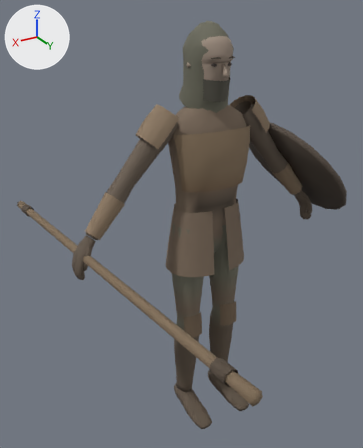
The glTF model assets/models/characters/hazekiller.glb: old version first, new version second.
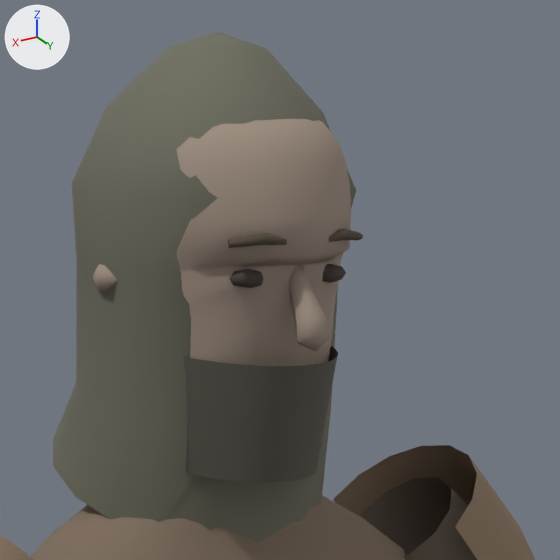
Each version is shown whole from a 50 mm lens placed at (1.146, 1.698, 1.834), pointed at (0.111, -0.027, 0.972), then close up on the part from 47% to 75% of the width and 3% to 26% of the height. Every picture has the same lights, and +X, +Y and +Z are marked at upper left. The older version's two pictures come first. Vertices at exactly the same position are counted once.

Script lines for the objects in view, before the commit:
```python
me_hazekiller = bpy.data.meshes.new('Hazekiller')
me_hazekiller.from_pydata(...)  # 2094 vertices, 3678 faces; spans x -0.7..0.63, y -0.81..1.01, z 0.0..1.79
me_hazekiller.materials.append(mat_cloth)
ob_hazekiller = bpy.data.objects.new('Hazekiller', me_hazekiller)
ob_hazekiller.location = (0.0, 0.0, 0.0)
```
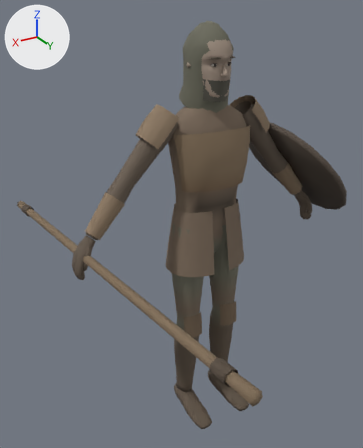
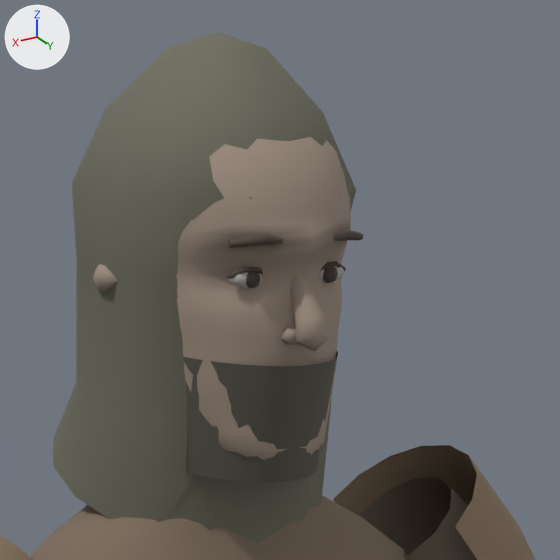
Where the change shows, as pixel boxes [x1, y1, x2, y2] in the close-ups (560 x 560 px; the box of a moved part takes in the faces that stretch with it):
part 1 of me_hazekiller, added
    after: [227, 267, 263, 279]
part 2 of me_hazekiller, added
    after: [321, 261, 346, 271]
part 3 of me_hazekiller, added
    after: [281, 328, 297, 345]
part 4 of me_hazekiller, moved or reshaped
    before: [176, 119, 363, 366]
    after: [100, 137, 363, 459]
part 5 of me_hazekiller, recoloured
    before: [244, 342, 290, 365]
    after: [256, 442, 319, 460]

The change in detail:
me_hazekiller is used by ob_hazekiller; location (0.0, 0.0, 0.0).
me_hazekiller had 2094 vertices, 3678 faces and spanned x -0.7..0.63, y -0.81..1.01, z 0.0..1.79.
me_hazekiller now has 2412 vertices, 4262 faces and spans x -0.7..0.63, y -0.81..1.01, z 0.0..1.79.
me_hazekiller part 1: a new loose piece of 22 vertices spanning x 0.02..0.05, y 0.08..0.09, z 1.64..1.65, in mat_cloth.
me_hazekiller part 2: a new loose piece of 22 vertices spanning x -0.05..-0.02, y 0.08..0.09, z 1.64..1.65, in mat_cloth.
me_hazekiller part 3: a new loose piece of 14 vertices spanning x 0.0..0.02, y 0.09..0.11, z 1.6..1.61, in mat_cloth.
me_hazekiller part 4: 136 vertices moved from x -0.08..0.08, y -0.09..0.1, z 1.5..1.74 to x -0.08..0.08, y -0.08..0.1, z 1.51..1.73; 91 vertices removed from x -0.06..0.08, y -0.11..0.11, z 1.5..1.73; 261 vertices added at x -0.08..0.08, y -0.11..0.11, z 1.51..1.73.
me_hazekiller part 5: 14 kept faces spanning x -0.03..0.03, y 0.08..0.09, z 1.51..1.56 get new vertex colours; the middle colour goes from beige #d7c0ae to beige #d8c2af.
Other edits to the shape of me_hazekiller do not show in these pictures.
